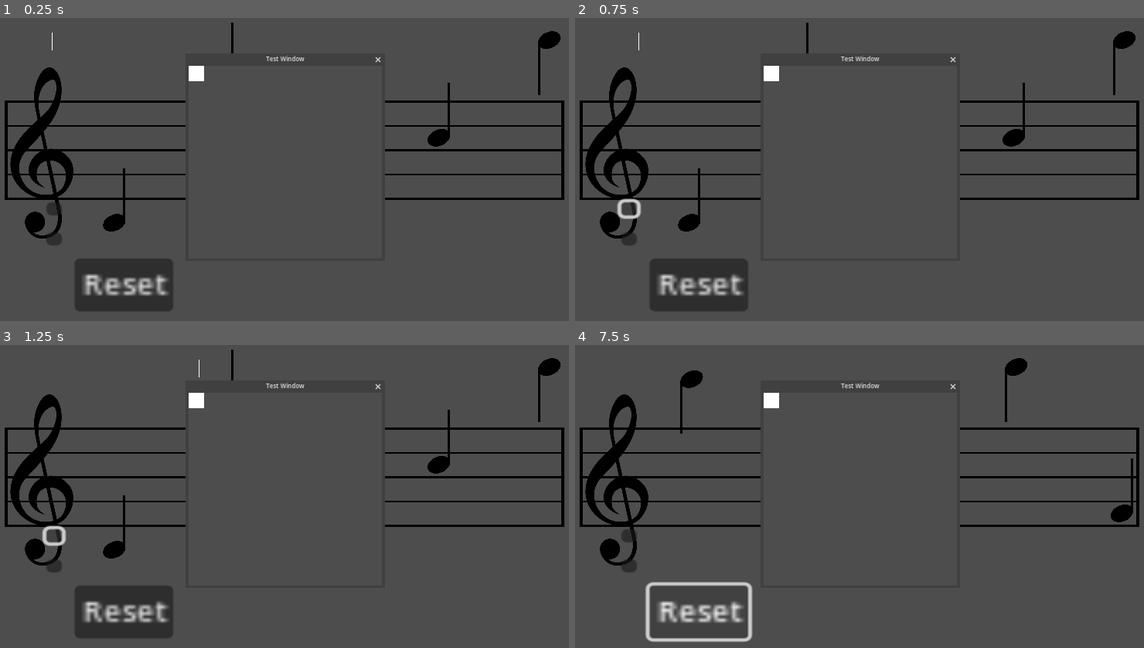
Above: before the commit, frames 1-4 (two rows, left to right).
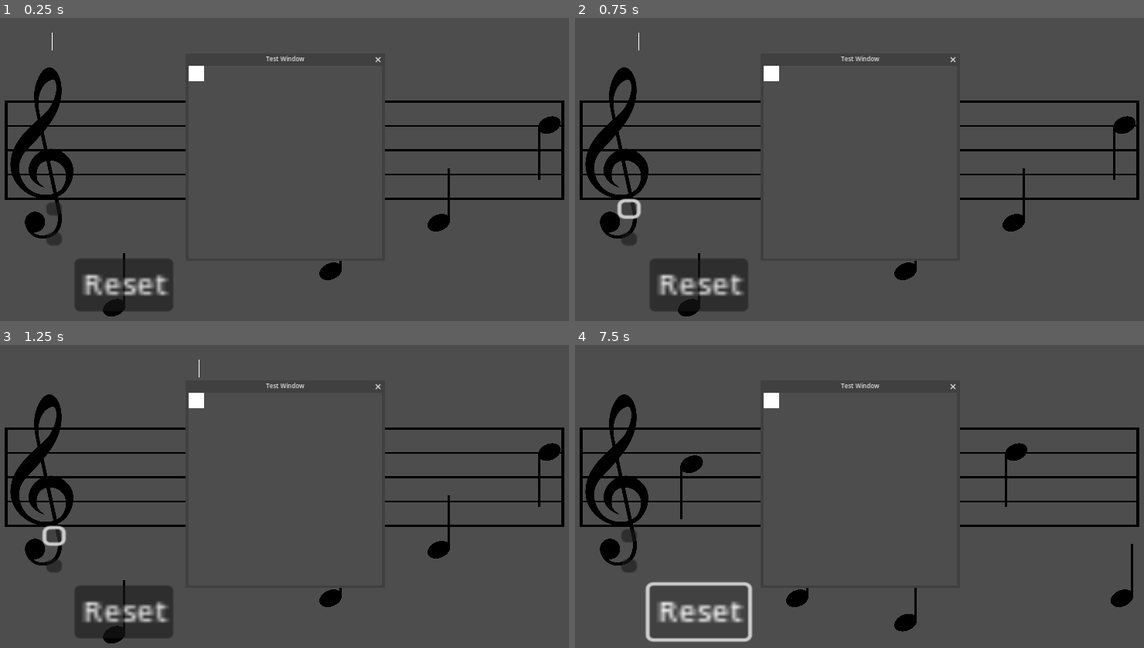
Above: after the commit, the same moments.

Repository: Sniggiho/COMP225-Reluna
Game: Godot game, scene res://Scenes/firstScene.tscn
Two runs of this game, one before a commit and one after it. Both use one fixed random seed, a clock stepped at 60 frames per second and the inputs below.
Inputs (mouse positions are in pixels of both pictures, inside the frame that each line leads up to):
- Up to frame 1 (0.25 s): no input
- Up to frame 2 (0.75 s): click (631, 208) at 0.5 s
- Up to frame 3 (1.25 s): no input
- Up to frame 4 (7.5 s): click (631, 535) at 1.25 s; click (688, 551) at 2.02 s; click (631, 566) at 2.75 s; click (688, 551) at 3.52 s; click (631, 566) at 4.25 s; click (688, 551) at 5.02 s; click (631, 535) at 5.75 s; click (631, 566) at 6.5 s; click "Reset" at 7.25 s

The runs differ from the first frame. In frame 1, 1.6% of the frame differs, in the area x 18-99%, y 1-99%; in frame 2, 1.6%; in frame 3, 1.6%; in frame 4, 1.8%, in the area x 18-99%, y 4-95%.

Commit message:
updated note positions

Diff:
--- a/Project/Scenes/Note/Note.gd
+++ b/Project/Scenes/Note/Note.gd
@@ -62,7 +62,7 @@
 	## dictionary for differences between notes
 	var noteDict = {"c": 0, "d": 1, "e": 2, "f": 3, "g": 4, "a": 5, "b": 6 }
 	## each octave will be 7 half note offsets
-	var octave = (int(noteName[-1]) - 4) * 7
+	var octave = (int(noteName[-1]) - 5) * 7
 	## value based on the note
 	var noteVal = noteDict[noteName[0]]
 	return octave + noteVal
